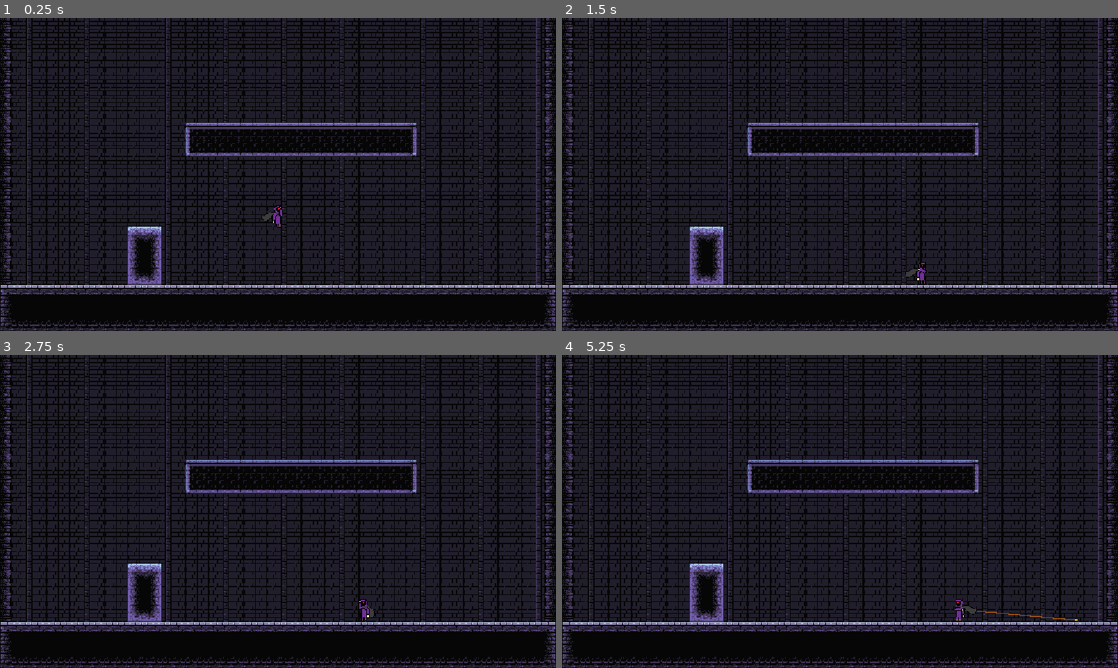
Above: before the commit, frames 1-4 (two rows, left to right).
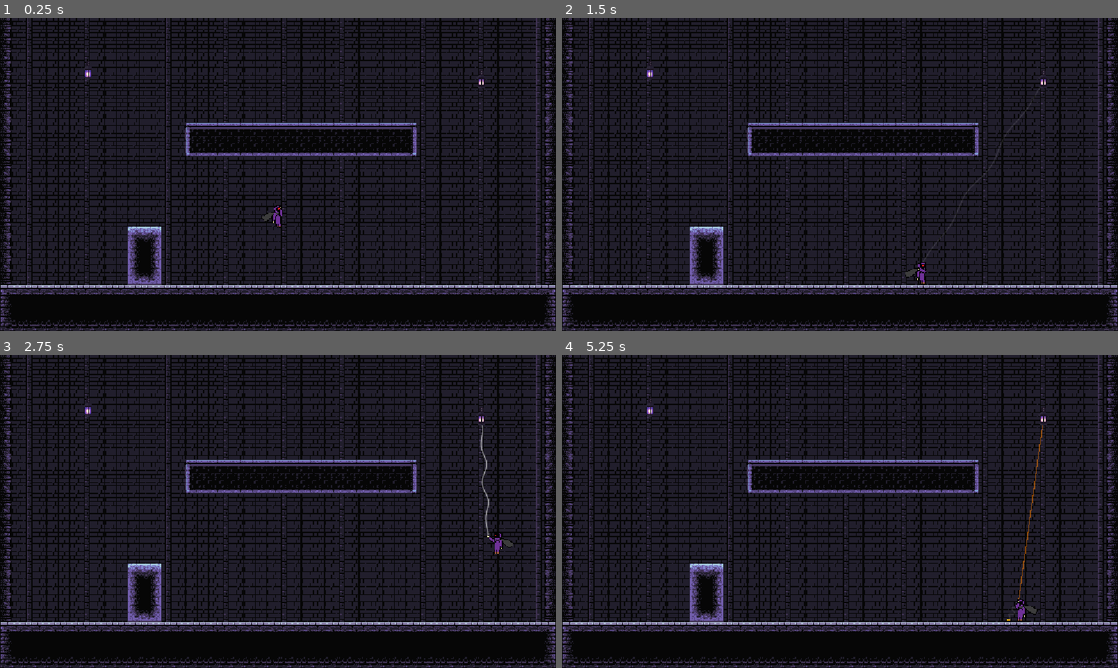
Above: after the commit, the same moments.

Repository: LandonZosel/gamedev-project-4-big
Game: Godot game, scene res://Scenes/game.tscn
The game is run twice, just before and just after one commit, with the same random seed, the same clock (stepped at 60 frames per second) and the same inputs.
Inputs (mouse positions are in pixels of both pictures, inside the frame that each line leads up to):
- Up to frame 1 (0.25 s): no input
- Up to frame 2 (1.5 s): move the mouse to (962, 158) at 0.52 s; press the mouse at (962, 158) at 0.53 s; hold D (Right) from 0.53 s (still down); tap W (Jump) at 0.77 s; right-click (962, 158) at 0.8 s; move the mouse to (728, 190) at 1.27 s; release the mouse at (728, 190) at 1.28 s; right-click (728, 190) at 1.35 s
- Up to frame 3 (2.75 s): tap W (Jump) at 1.52 s; click (166, 527) at 1.55 s; move the mouse to (333, 442) at 2.02 s; release D (Right) at 2.03 s; press the mouse at (333, 442) at 2.03 s; hold A (Left) from 2.03 s (still down); right-click (333, 442) at 2.3 s
- Up to frame 4 (5.25 s): move the mouse to (812, 574) at 2.77 s; release A (Left) at 2.78 s; release the mouse at (812, 574) at 2.78 s; hold D (Right) 2.78-4.28 s; right-click (812, 574) at 2.85 s; tap W (Jump) at 3.02, 3.77, 4.52 s; click (812, 574) at 3.05 s; move the mouse to (1006, 558) at 3.52 s; hold Right mouse button (Push) 3.53-4.28 s; tap Space (Shoot) at 3.6 s; move the mouse to (673, 464) at 4.27 s; hold A (Left) 4.28-5.03 s; click (673, 464) at 4.35 s; move the mouse to (867, 511) at 5.02 s; hold D (Right) from 5.03 s (still down); hold Right mouse button (Push) from 5.03 s (still down)

The runs differ from the first frame. In frame 1, less than 0.1% of the frame differs, in the area x 15-88%, y 13-23%; in frame 2, 0.1%; in frame 3, 0.4%; in frame 4, 0.5%, in the area x 15-93%, y 13-86%.

Commit message:
Make lines wavy and add lanterns

Diff:
--- a/Scenes/coin.tscn
+++ b/Scenes/coin.tscn
@@ -11,6 +11,7 @@
 height = 4.0
 
 [node name="Coin" type="CharacterBody2D" unique_id=954790266]
+z_index = 2
 collision_layer = 4
 script = ExtResource("1_jgi06")
 
--- a/Scenes/game.tscn
+++ b/Scenes/game.tscn
@@ -3,12 +3,14 @@
 [ext_resource type="TileSet" uid="uid://blu4f7d12jqy2" path="res://Sprites/dungeon_sidescroller-Raou/dungeon_tileset.tres" id="1_ebmjs"]
 [ext_resource type="Script" uid="uid://fy2jf3ht3vq3" path="res://Scripts/camera.gd" id="2_3dryh"]
 [ext_resource type="PackedScene" uid="uid://cykpwq6v24t4g" path="res://Scenes/player.tscn" id="3_wrm1d"]
+[ext_resource type="PackedScene" uid="uid://buwvo873e5ia3" path="res://Scenes/lantern.tscn" id="4_3dryh"]
 
 [node name="Game" type="Node2D" unique_id=1186843271]
 
 [node name="Tiles" type="Node2D" parent="." unique_id=1407866485]
 
 [node name="Background" type="TileMapLayer" parent="Tiles" unique_id=1882100705]
+z_index = -99
 tile_map_data = PackedByteArray("AADd/woAAAALABIAAADd/wsAAAALABIAAADd/wwAAAALABIAAADd/w0AAAALABIAAADd/w4AAAALABIAAADd/w …(87280 unchanged characters)…
 tile_set = ExtResource("1_ebmjs")
 
@@ -27,3 +29,12 @@
 
 [node name="Player" parent="." unique_id=987815235 instance=ExtResource("3_wrm1d")]
 position = Vector2(0, 33)
+
+[node name="Lantern" parent="." unique_id=1206023494 instance=ExtResource("4_3dryh")]
+position = Vector2(-262, -131)
+
+[node name="Lantern2" parent="." unique_id=92878155 instance=ExtResource("4_3dryh")]
+position = Vector2(281, -119)
+
+[node name="Lantern3" parent="." unique_id=853044482 instance=ExtResource("4_3dryh")]
+position = Vector2(1, -494)
--- /dev/null
+++ b/Scenes/lantern.tscn
@@ -0,0 +1,15 @@
+[gd_scene format=3 uid="uid://buwvo873e5ia3"]
+
+[ext_resource type="Texture2D" uid="uid://timoencc8yqa" path="res://Sprites/Custom/lantern.png" id="1_q5ajm"]
+
+[sub_resource type="CircleShape2D" id="CircleShape2D_vs0ra"]
+radius = 300.0
+
+[node name="Lantern" type="Area2D" unique_id=1206023494]
+
+[node name="Sprite" type="Sprite2D" parent="." unique_id=1581823617]
+position = Vector2(0, -4)
+texture = ExtResource("1_q5ajm")
+
+[node name="Area" type="CollisionShape2D" parent="." unique_id=1673864891]
+shape = SubResource("CircleShape2D_vs0ra")
--- a/Scenes/player.tscn
+++ b/Scenes/player.tscn
@@ -247,6 +247,7 @@
 }
 
 [node name="Player" type="CharacterBody2D" unique_id=987815235]
+z_index = 1
 collision_layer = 2
 script = ExtResource("1_cvnsp")
 
@@ -285,5 +286,9 @@
 [node name="AnimationPlayer" type="AnimationPlayer" parent="." unique_id=1849173778]
 libraries/ = SubResource("AnimationLibrary_ukyrk")
 
+[node name="LineDrawer" type="Node2D" parent="." unique_id=731503900]
+z_index = -1
+z_as_relative = false
+
 [connection signal="area_entered" from="Detection Hitbox" to="." method="_on_detection_hitbox_area_entered"]
 [connection signal="area_exited" from="Detection Hitbox" to="." method="_on_detection_hitbox_area_exited"]
--- a/Scripts/player.gd
+++ b/Scripts/player.gd
@@ -4,6 +4,7 @@
 @onready var arm : Node2D = $Arm
 @onready var hand : Marker2D = $Arm/Hand
 @onready var anim_player : AnimationPlayer = $AnimationPlayer
+@onready var line_drawer: Node2D = $LineDrawer
 
 @export var move_speed : float = 120
 @export var air_move_speed : float = 20
@@ -28,6 +29,11 @@
 var land_started : bool = true
 var previously_falling : bool = false
 
+var _time := 0.0
+
+func _ready() -> void:
+	line_drawer.draw.connect(_draw_lines)
+
 func _process(_delta):
 	# flip sprite to face movement direction
 	if velocity.x != 0:
@@ -39,7 +45,6 @@
 			arm.position.x = 5
 			arm.scale.x = 1
 
-
 	if Input.is_action_pressed("Pull") && current_target && priority_action == Action.Pull && !holding_coin:
 		arm.look_at(current_target.global_position)
 	elif Input.is_action_pressed("Push") && current_target && priority_action == Action.Push:
@@ -56,7 +61,8 @@
 		if velocity.y < 0:
 			fall_started = false
 
-	queue_redraw()
+	_time += _delta * 6
+	line_drawer.queue_redraw()
 	_manage_animation()
 
 
@@ -125,6 +131,7 @@
 					allow_movement = true
 					current_target.velocity -= direction * 1500 * distance_mult * delta
 			else:
+				moving_self = true
 				velocity += direction * 1500 * distance_mult * delta
 	elif Input.is_action_pressed("Push") && current_target && priority_action == Action.Push:
 		# handle push
@@ -145,6 +152,7 @@
 					allow_movement = true
 					current_target.velocity += direction * 1500 * distance_mult * delta
 			else:
+				moving_self = true
 				velocity -= direction * 1500 * distance_mult * delta
 	else:
 		allow_movement = true
@@ -204,12 +212,11 @@
 			anim_player.play("idle")
 
 
-func _draw() -> void:
+func _draw_lines() -> void:
 	for target in targets:
-		var start := to_local(hand.global_position)
-		var end := to_local(target.global_position)
+		var start := line_drawer.to_local(hand.global_position)
+		var end := line_drawer.to_local(target.global_position)
 		var distance = hand.global_position.distance_to(target.global_position)
-
 		var color
 		if target == current_target:
 			var transparency : float = 1 - ((distance-280)/20)
@@ -217,14 +224,49 @@
 			color = Color(1, 1, 1, transparency) #0.5
 			if Input.is_action_pressed("Pull") && priority_action == Action.Pull:
 				color = Color(0, 0, 1, transparency)
+				line_drawer.draw_line(start, end, color, 1.5)
+				continue
 			elif Input.is_action_pressed("Push") && priority_action == Action.Push:
 				color = Color(1, 0.5, 0, transparency)
+				line_drawer.draw_line(start, end, color, 1.5)
+				continue
 		else:
 			var transparency : float = 1 - (distance/300)
 			transparency = clampf(transparency, 0, 0.1)
 			color = Color(1, 1, 1, transparency) #0.1
 
-		draw_line(start, end, color, 1.5)
+		var points := PackedVector2Array()
+		var delta_vec := end - start
+		var normal := Vector2(-delta_vec.y, delta_vec.x).normalized()
+
+		for i in range(80 + 1):
+			var t := float(i) / float(80)
+			var base_pt := start.lerp(end, t)
+			var taper := sin(t * PI)
+			var offset := sin(t * TAU * 3 - _time) * 4 * taper
+			points.append(base_pt + normal * offset)
+
+		line_drawer.draw_polyline(points, color, 1.5, true)
+
+		#var start := to_local(hand.global_position)
+		#var end := to_local(target.global_position)
+		#var distance = hand.global_position.distance_to(target.global_position)
+		#
+		#var color
+		#if target == current_target:
+			#var transparency : float = 1 - ((distance-280)/20)
+			#transparency = clampf(transparency, 0.1, 0.5)
+			#color = Color(1, 1, 1, transparency) #0.5
+			#if Input.is_action_pressed("Pull") && priority_action == Action.Pull:
+				#color = Color(0, 0, 1, transparency)
+			#elif Input.is_action_pressed("Push") && priority_action == Action.Push:
+				#color = Color(1, 0.5, 0, transparency)
+		#else:
+			#var transparency : float = 1 - (distance/300)
+			#transparency = clampf(transparency, 0, 0.1)
+			#color = Color(1, 1, 1, transparency) #0.1
+		#
+		#draw_line(start, end, color, 1.5)
 
 func _get_best_target():
 	var best_target = null
Binary file added: Sprites/Custom/lantern.png
Not shown, added: Sprites/Custom/lantern.png.import
